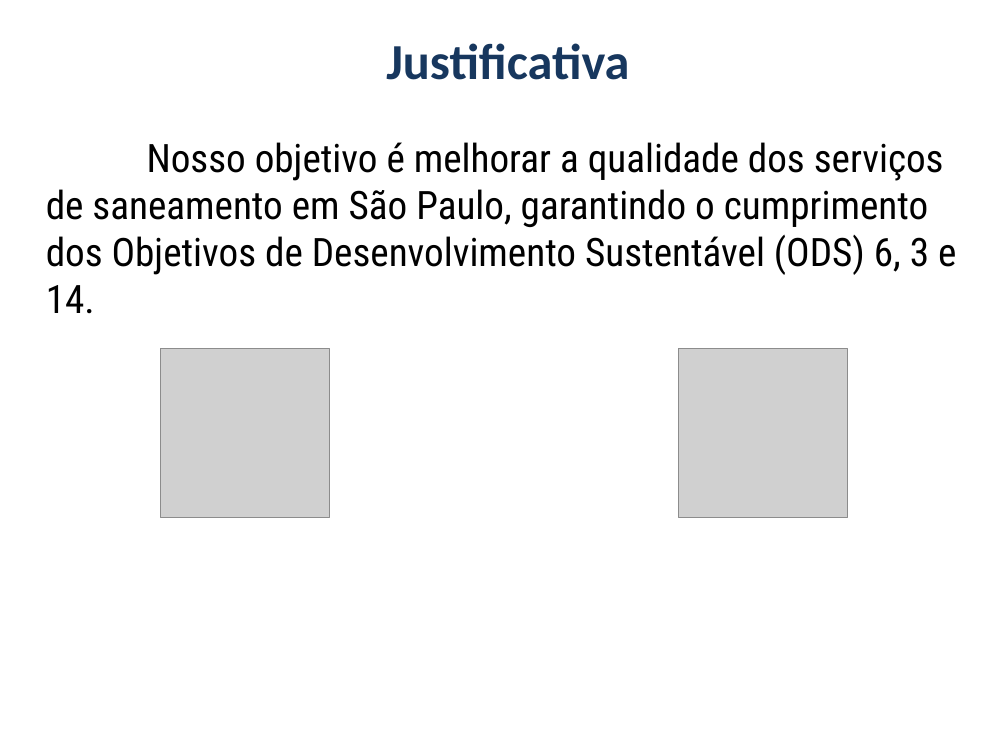
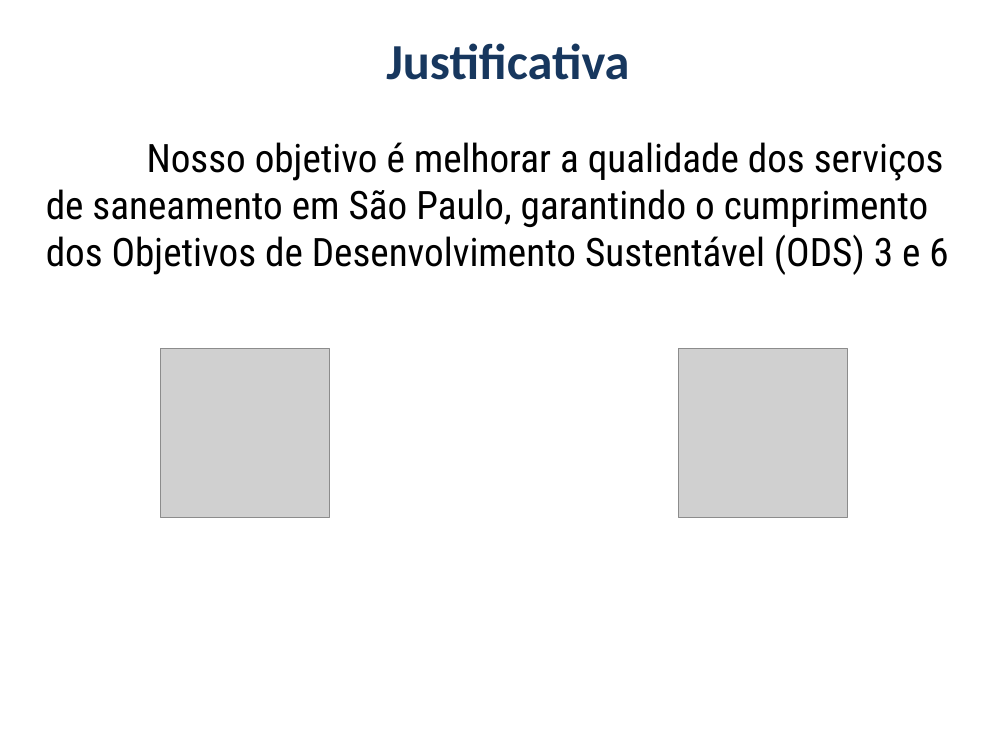
Before and after one commit to MathGueff/fatec_2sem, a slide deck: slide 4 of PI/ApresentacaoSaneaSP.pptx. Drawn at 1008x756 pixels with LibreOffice and Linux fonts; fonts in the diff are those of the drawing; grey boxes stand for pictures; background and template pictures are left out. Boxes give left, top, right and bottom in pixels: in the first picture for what was removed or moved away, otherwise in the second. Text is boxed around its words. In the diff, an @@ line names an element or a change of style, - is before the commit and + after.

```diff
--- a/PI/ApresentacaoSaneaSP.pptx
+++ b/PI/ApresentacaoSaneaSP.pptx
@@ text at bbox=[46, 142, 948, 275]: text changed @@
-Nosso objetivo é melhorar a qualidade dos serviços de saneamento em São Paulo, garantindo o cumprimento dos Objetivos de Desenvolvimento Sustentável (ODS) 6, 3 e 14.
+Nosso objetivo é melhorar a qualidade dos serviços de saneamento em São Paulo, garantindo o cumprimento dos Objetivos de Desenvolvimento Sustentável (ODS) 3 e 6
```
Also in this commit, not shown: 1 other slide changed, 15 other files.
